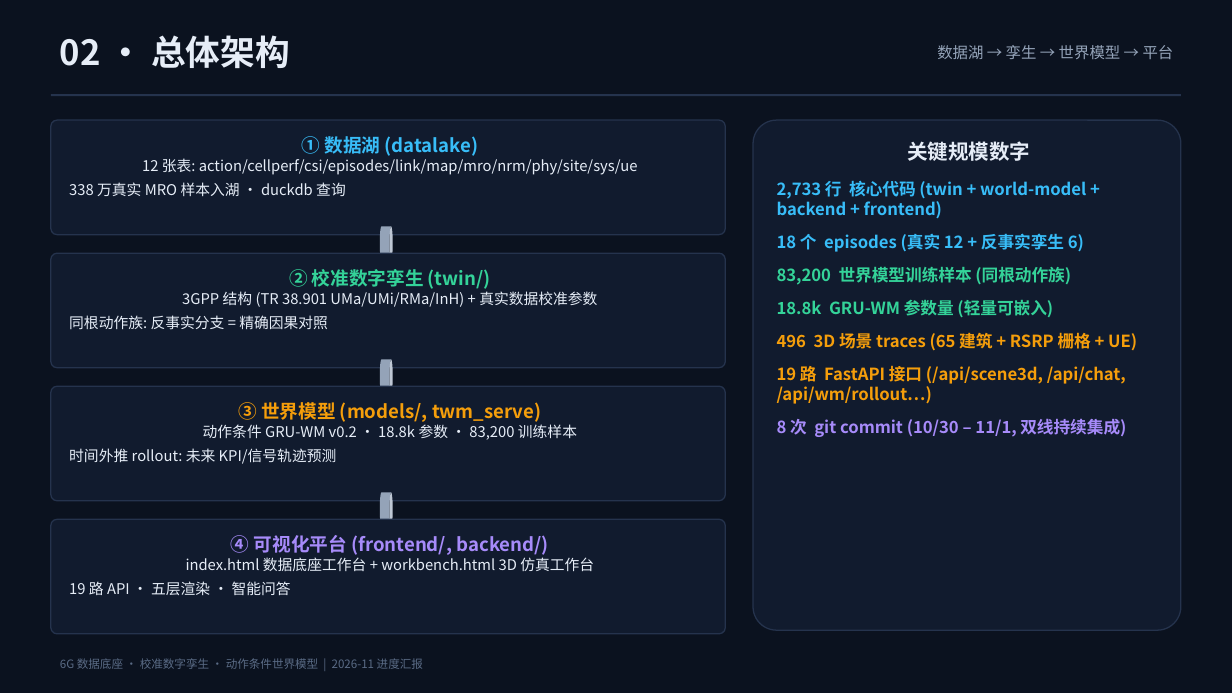
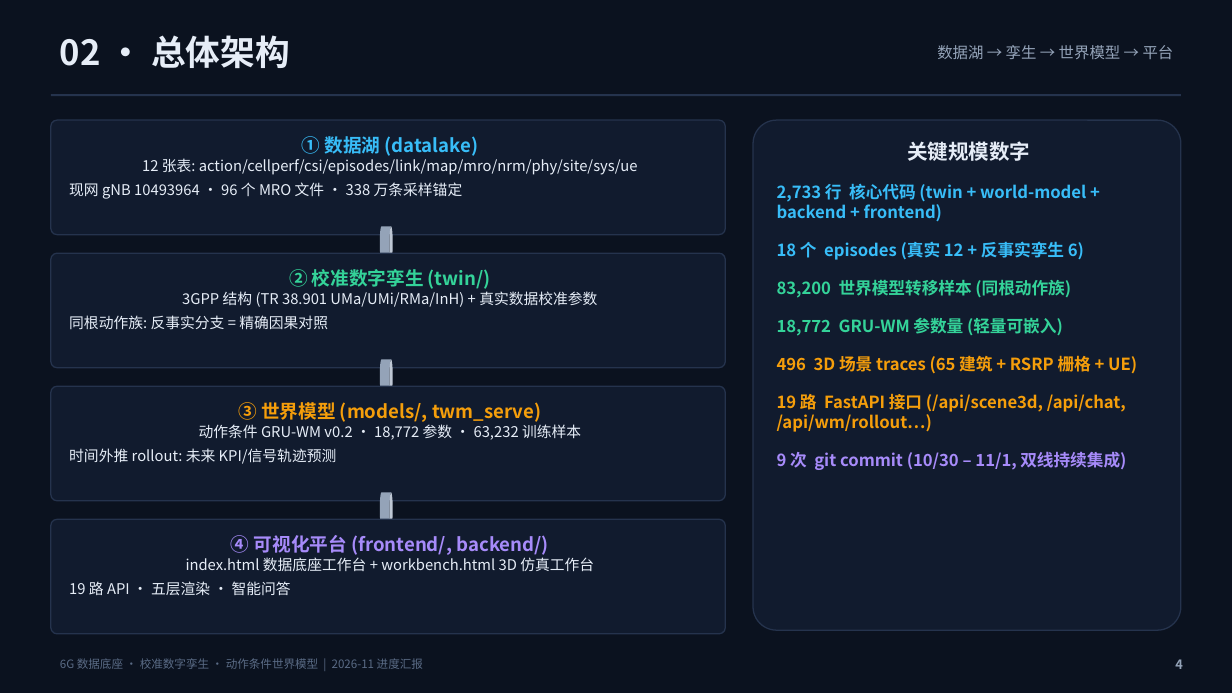
Before and after one commit to xuda1979/world-model, a slide deck: slide 4 of world6g/docs/world6g_progress.pptx. Drawn at 1232x693 pixels with LibreOffice and Linux fonts; fonts in the diff are those of the drawing. Boxes give left, top, right and bottom in pixels: in the first picture for what was removed or moved away, otherwise in the second. Text is boxed around its words. In the diff, an @@ line names an element or a change of style, - is before the commit and + after.

Commit message:
world6g: 中文进展报告 + 世界模型四任务基准评测套件 (wm/) + 论文完善
- 新增 docs/progress_report_20261103.md: 本周期完整进展报告 (数据底座→保真度→反事实动作→WM 基准→3D 平台→论文→PPT)
- 新增 wm/ 包: 动作条件世界模型基准 (models/train/data/metrics/evaluate), 统一接口 6 模型对照
- 新增 docs/wm_suite/: 四任务评测结果 (A 单步配对 bootstrap / B rollout 复合误差 / C 反事实 Δ-效应 / D 不确定性校准) + 三图 + results.json
- 核心结论: 反事实监督后 Δ 预测 corr 0.72 / 符号准确率 73% (Task A 训练模型全部失效); rollout 复合误差与不确定性校准为下一阶段主攻方向
- 论文: 补齐四任务基准章节 + Related Work + Limitations + Conclusion, 编译 main.pdf; PPT 脚本更新真实保真度与 WM 结果页
- .gitignore: 放行 wm_suite 图表

```diff
--- a/world6g/docs/world6g_progress.pptx
+++ b/world6g/docs/world6g_progress.pptx
@@ text in rounded rectangle at (69, 158, 638, 199): text changed @@
-12 张表: action/cellperf/csi/episodes/link/map/mro/nrm/phy/site/sys/ue
-338 万真实 MRO 样本入湖 · duckdb 查询
+12 张表: action/cellperf/csi/episodes/link/map/mro/nrm/phy/site/sys/ue
+现网 gNB 10493964 · 96 个 MRO 文件 · 338 万条采样锚定
@@ text in rounded rectangle at (777, 184, 1137, 432): more space between paragraphs @@
@@ text in rounded rectangle at (777, 280, 1071, 336): text changed @@
-83,200 世界模型训练样本 (同根动作族)
-18.8k GRU-WM 参数量 (轻量可嵌入)
+83,200 世界模型转移样本 (同根动作族)
+18,772 GRU-WM 参数量 (轻量可嵌入)
@@ text in rounded rectangle at (69, 424, 581, 464): text changed @@
-动作条件 GRU-WM v0.2 · 18.8k 参数 · 83,200 训练样本
-时间外推 rollout: 未来 KPI/信号轨迹预测
+动作条件 GRU-WM v0.2 · 18,772 参数 · 63,232 训练样本
+时间外推 rollout: 未来 KPI/信号轨迹预测
@@ text in rounded rectangle at (777, 452, 1126, 470): text changed @@
-8 次 git commit (10/30 – 11/1, 双线持续集成)
+9 次 git commit (10/30 – 11/1, 双线持续集成)
@@ text added at (1175, 659, 1183, 669), 10 pt, text #94A3B8, bold @@
+4
```
Also in this commit, not shown: 18 other slides changed, 1 slide added, 1 slide removed, 18 other files.
